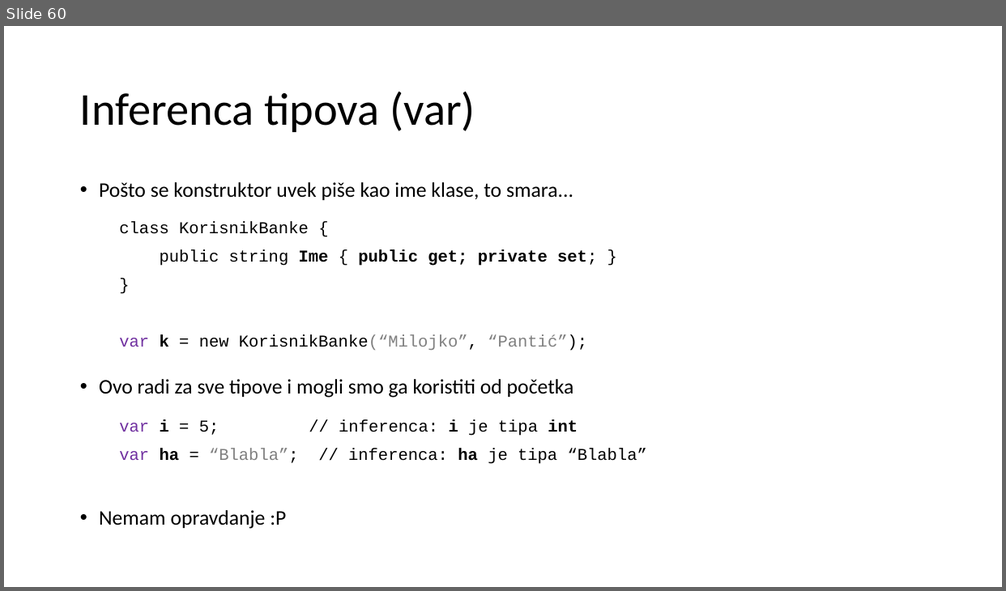
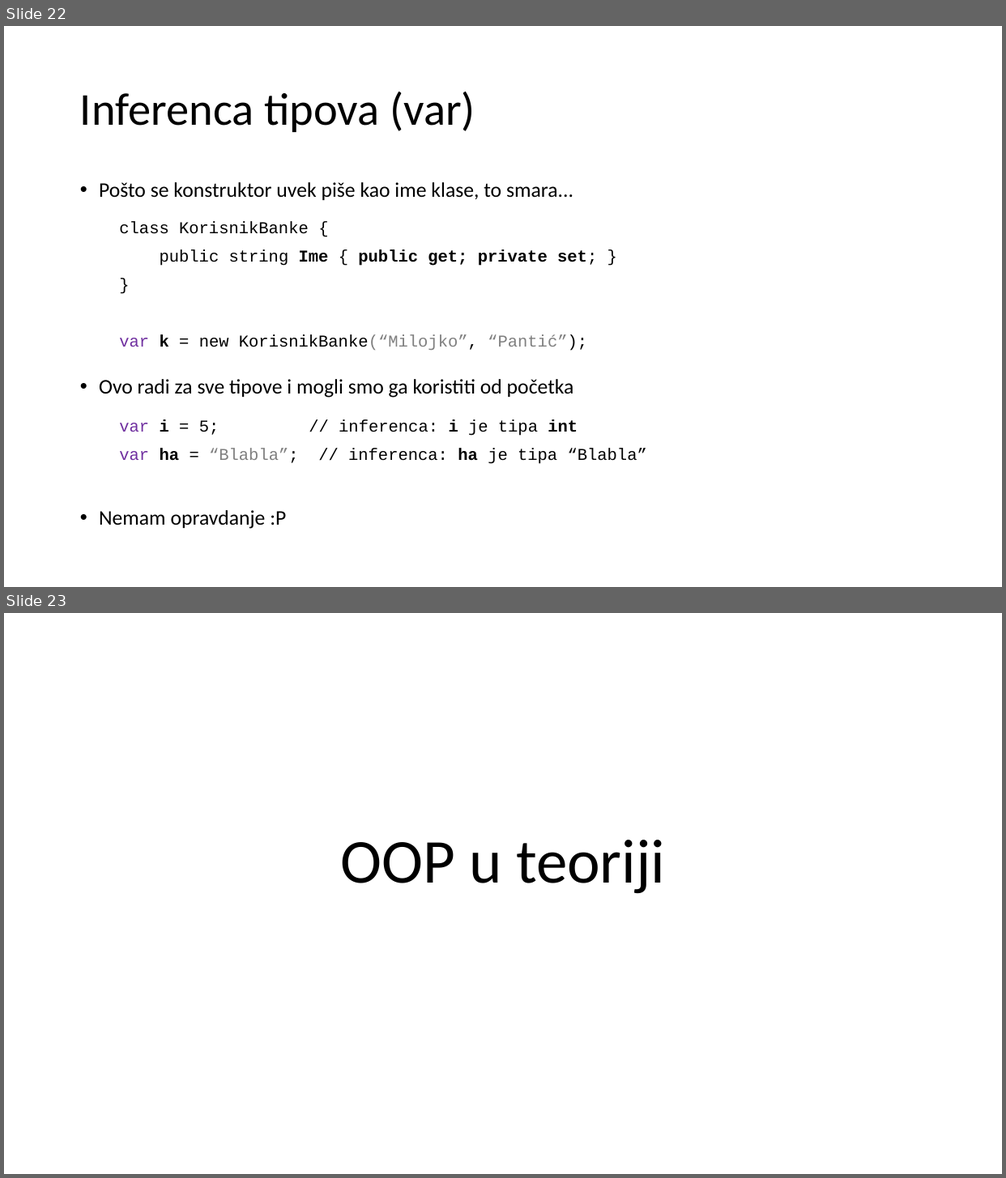
Before and after one commit to crvici-u-treningu/Vezbe, a slide deck: preza7.pptx. Shown one above the other, each under a label of ours: slide 60 before the commit, slides 22 and 23 after it. The pictures are 1006x591 and 1006x1178 pixels, drawn with LibreOffice and Linux fonts; fonts in the diff are those of the drawing. Boxes give left, top, right and bottom in pixels: in the first picture for what was removed or moved away, otherwise in the second. Text is boxed around its words. In the diff, an @@ line names an element or a change of style, - is before the commit and + after.

```diff
--- a/preza7.pptx
+++ b/preza7.pptx
@@ slide 23 added at (4, 613, 1002, 1174), background #FFFFFF @@
@@ title added at (340, 840, 665, 894), 60 pt, text #000000 @@
+OOP u teoriji
@@ what was slide 60 is now slide 22 @@
```
Also in this commit, not shown: 6 slides changed, 7 other slides added, 1 slide removed.
